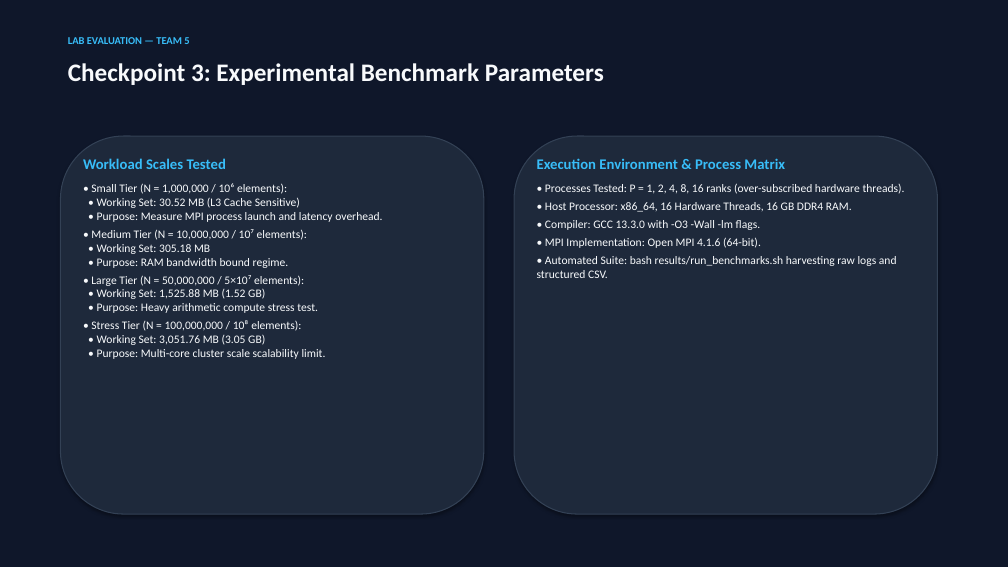
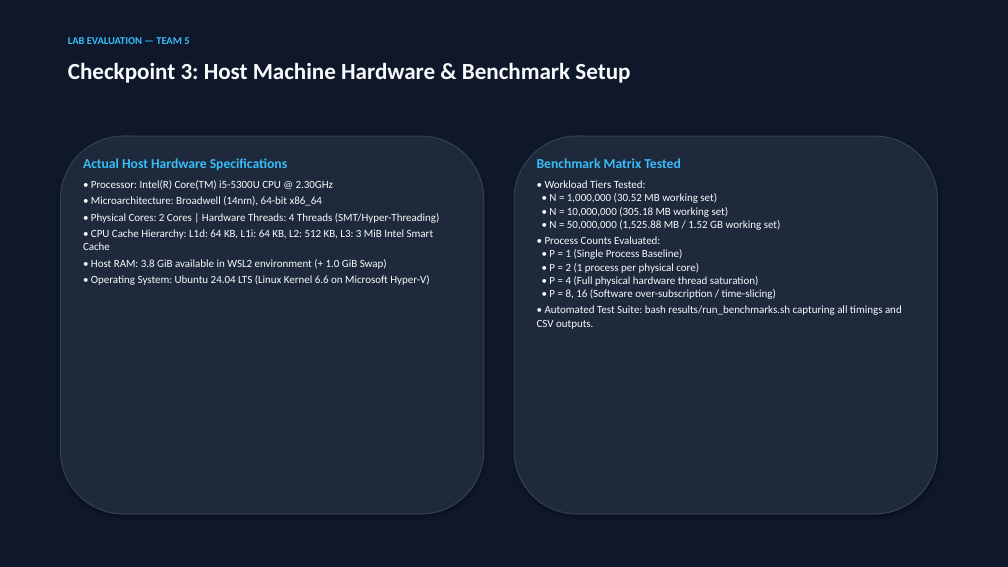
Before and after one commit to akaraj187/distributed-vector-processing-parallel-computing, a slide deck: slide 5 of presentation/Distributed_Vector_Processing_Lab_Evaluation.pptx. Drawn at 1008x567 pixels with LibreOffice and Linux fonts; fonts in the diff are those of the drawing. Boxes give left, top, right and bottom in pixels: in the first picture for what was removed or moved away, otherwise in the second. Text is boxed around its words. In the diff, an @@ line names an element or a change of style, - is before the commit and + after.

Commit message:
docs: add verified terminal output screenshots and align machine specs with actual Intel i5-5300U dual-core quad-thread hardware

```diff
--- a/presentation/Distributed_Vector_Processing_Lab_Evaluation.pptx
+++ b/presentation/Distributed_Vector_Processing_Lab_Evaluation.pptx
@@ text at (x1=68, y1=62, x2=630, y2=83): text changed; size 24 to 22 pt @@
-Checkpoint 3: Experimental Benchmark Parameters
+Checkpoint 3: Host Machine Hardware & Benchmark Setup
@@ text at (x1=83, y1=158, x2=440, y2=285): text changed; size 11 to 10.5 pt @@
-Workload Scales Tested
-• Small Tier (N = 1,000,000 / 10⁶ elements):
-• Working Set: 30.52 MB (L3 Cache Sensitive)
-• Purpose: Measure MPI process launch and latency overhead.
-• Medium Tier (N = 10,000,000 / 10⁷ elements):
-• Working Set: 305.18 MB
-• Purpose: RAM bandwidth bound regime.
-• Large Tier (N = 50,000,000 / 5×10⁷ elements):
-• Working Set: 1,525.88 MB (1.52 GB)
-• Purpose: Heavy arithmetic compute stress test.
-• Stress Tier (N = 100,000,000 / 10⁸ elements):
-• Working Set: 3,051.76 MB (3.05 GB)
-• Purpose: Multi-core cluster scale scalability limit.
+Actual Host Hardware Specifications
+• Processor: Intel(R) Core(TM) i5-5300U CPU @ 2.30GHz
+• Microarchitecture: Broadwell (14nm), 64-bit x86_64
+• Physical Cores: 2 Cores | Hardware Threads: 4 Threads (SMT/Hyper-Threading)
+• CPU Cache Hierarchy: L1d: 64 KB, L1i: 64 KB, L2: 512 KB, L3: 3 MiB Intel Smart Cache
+• Host RAM: 3.8 GiB available in WSL2 environment (+ 1.0 GiB Swap)
+• Operating System: Ubuntu 24.04 LTS (Linux Kernel 6.6 on Microsoft Hyper-V)
@@ text at (x1=537, y1=158, x2=902, y2=329): text changed; size 11 to 10.5 pt @@
-Execution Environment & Process Matrix
-• Processes Tested: P = 1, 2, 4, 8, 16 ranks (over-subscribed hardware threads).
-• Host Processor: x86_64, 16 Hardware Threads, 16 GB DDR4 RAM.
-• Compiler: GCC 13.3.0 with -O3 -Wall -lm flags.
-• MPI Implementation: Open MPI 4.1.6 (64-bit).
-• Automated Suite: bash results/run_benchmarks.sh harvesting raw logs and structured CSV.
+Benchmark Matrix Tested
+• Workload Tiers Tested:
+• N = 1,000,000 (30.52 MB working set)
+• N = 10,000,000 (305.18 MB working set)
+• N = 50,000,000 (1,525.88 MB / 1.52 GB working set)
+• Process Counts Evaluated:
+• P = 1 (Single Process Baseline)
+• P = 2 (1 process per physical core)
+• P = 4 (Full physical hardware thread saturation)
+• P = 8, 16 (Software over-subscription / time-slicing)
+• Automated Test Suite: bash results/run_benchmarks.sh capturing all timings and CSV outputs.
```
Also in this commit, not shown: 9 other slides changed, 1 slide added, 9 other files.
